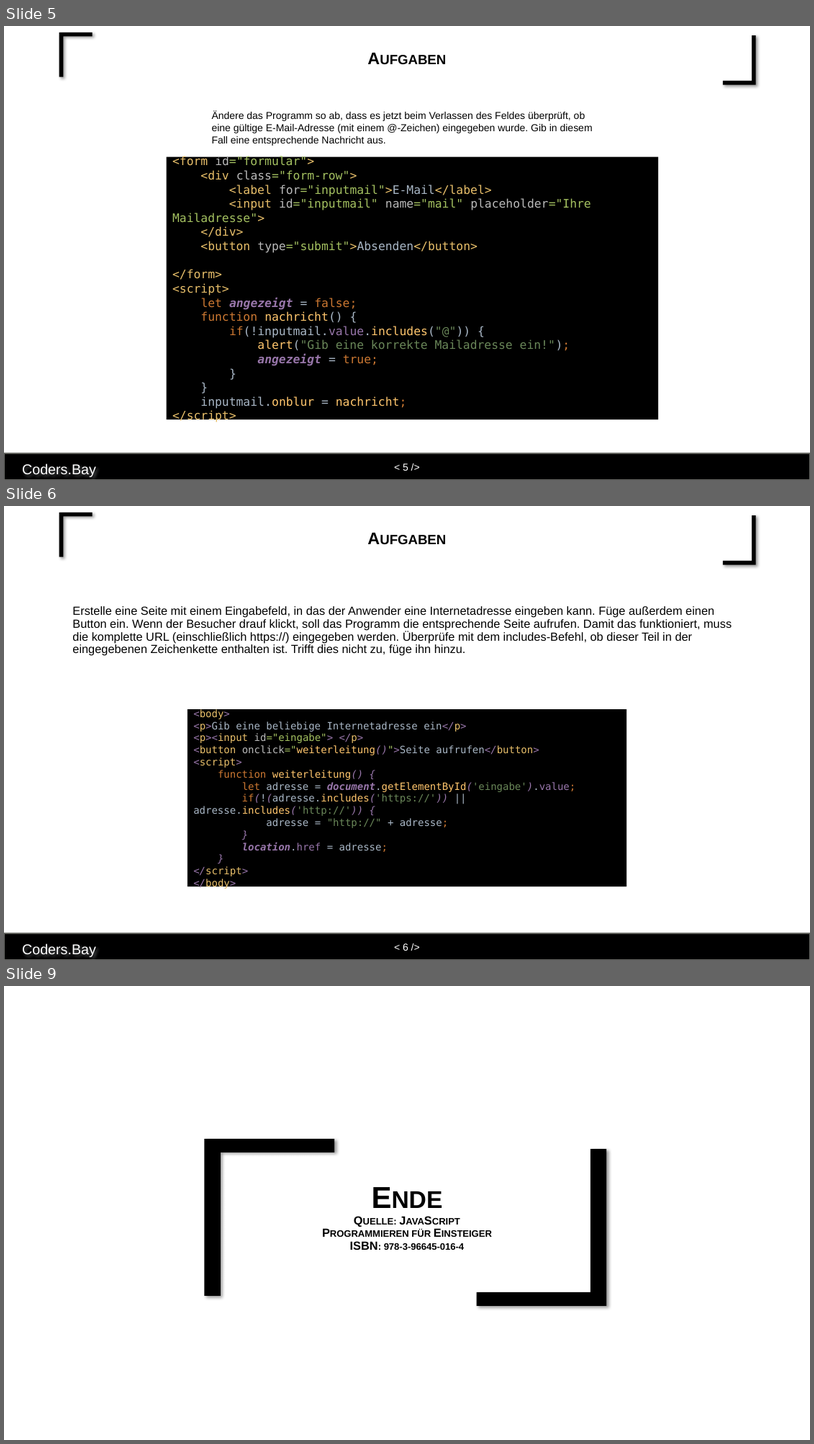
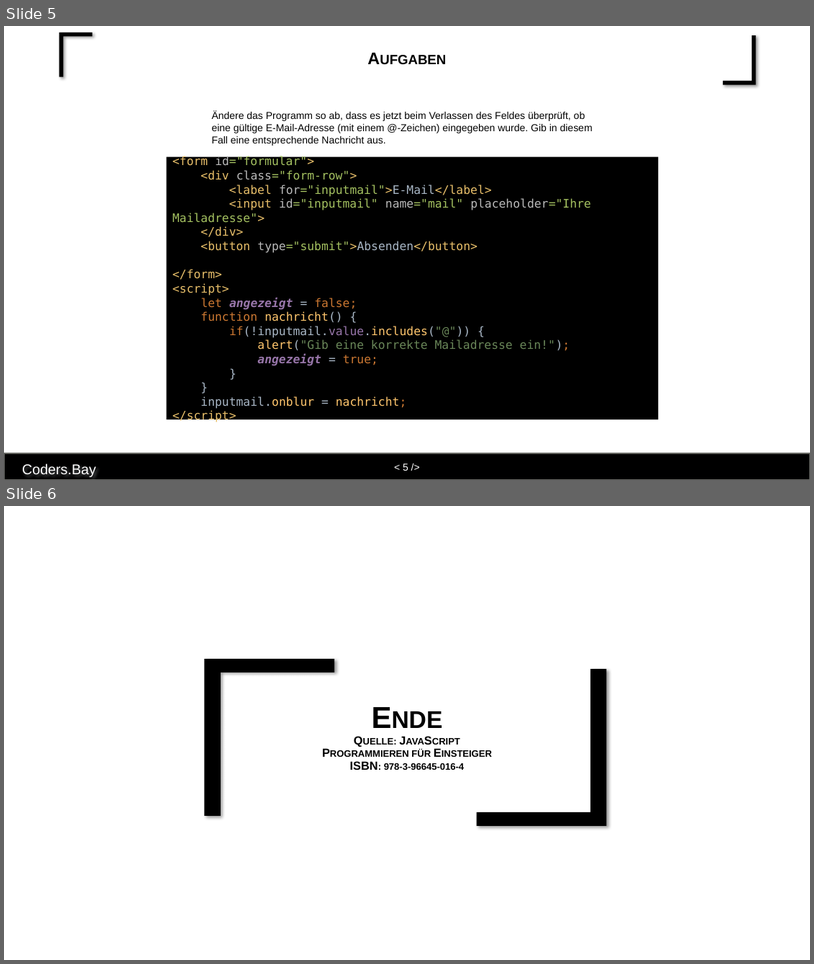
Before and after one commit to affenzellerkarin/abendkurs-2021, a slide deck: 2021-11-06/js-3 - Loesungen.pptx. Shown one above the other, each under a label of ours: slides 5, 6 and 9 before the commit, slides 5 and 6 after it; the slides between them are not shown. The pictures are 814x1444 and 814x964 pixels, drawn with LibreOffice and Linux fonts; fonts in the diff are those of the drawing; background and template pictures are left out. Boxes give left, top, right and bottom in pixels: in the first picture for what was removed or moved away, otherwise in the second. Text is boxed around its words. In the diff, an @@ line names an element or a change of style, - is before the commit and + after.

```diff
--- a/2021-11-06/js-3 - Loesungen.pptx
+++ b/2021-11-06/js-3 - Loesungen.pptx
@@ slide 6 removed at [4,506,810,960], background #FFFFFF; not listed: 4 template elements that a slide beside it also shows @@
@@ title removed at [67,520,748,557] @@
-Aufgaben
@@ text removed at [72,606,732,656] @@
-Erstelle eine Seite mit einem Eingabefeld, in das der Anwender eine Internetadresse eingeben kann. Füge außerdem einen Button ein. Wenn der Besucher drauf klickt, soll das Programm die entsprechende Seite aufrufen. Damit das funktioniert, muss die komplette URL (einschließlich https://) eingegeben werden. Überprüfe mit dem includes-Befehl, ob dieser Teil in der eingegebenen Zeichenkette enthalten ist. Trifft dies nicht zu, füge ihn hinzu.
@@ rectangle removed at [188,709,627,886] @@
-<body>
-<p>Gib eine beliebige Internetadresse ein</p>
-<p><input id="eingabe"> </p>
-<button onclick="weiterleitung()">Seite aufrufen</button>
-<script>
-function weiterleitung() {
-let adresse = document.getElementById('eingabe').value;
-if(!(adresse.includes('https://')) || adresse.includes('http://')) {
-adresse = "http://" + adresse;
-}
-location.href = adresse;
-}
-</script>
-</body>
@@ what was slide 9 is now slide 6 @@
```
Also in this commit, not shown: 2 other slides removed, 5 other files.
